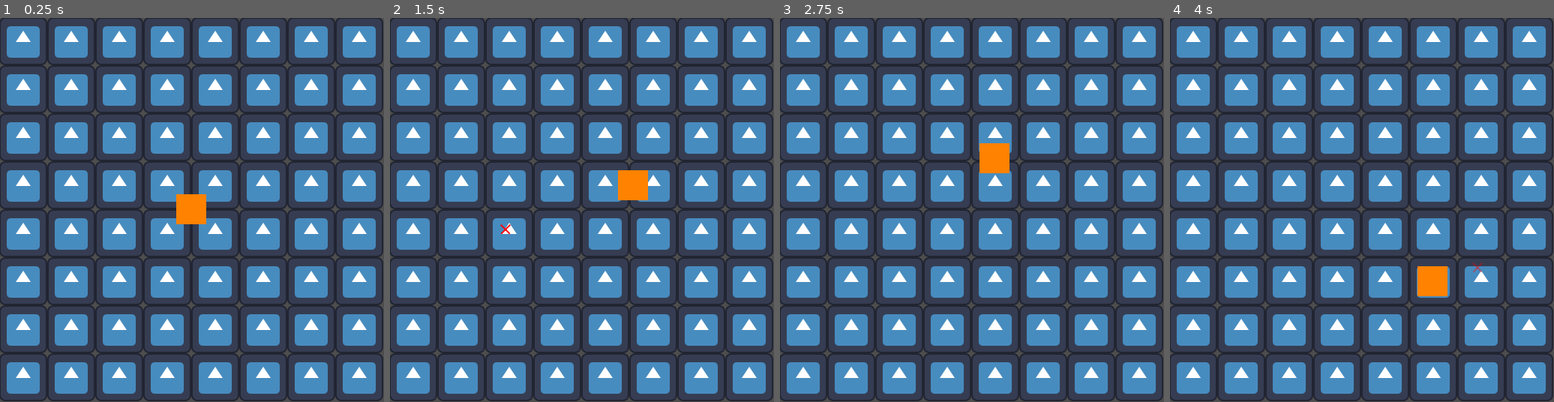
Above: before the commit, frames 1-4 (left to right).
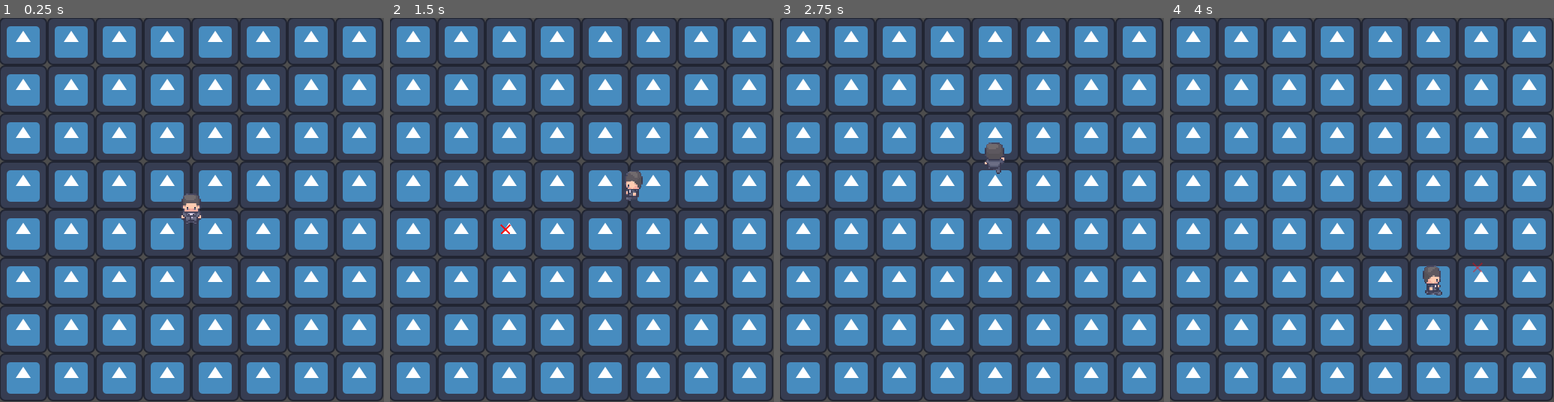
Above: after the commit, the same moments.

Repository: enszngn/gamejam
Game: Godot game, scene res://scenes/main.tscn
The game is run twice, just before and just after one commit, with the same random seed, the same clock (stepped at 60 frames per second) and the same inputs. The engine's default icon, where the game draws it, is replaced by a stand-in: a white triangle on a blue panel in a dark square.
Inputs (mouse positions are in pixels of both pictures, inside the frame that each line leads up to):
- Up to frame 1 (0.25 s): no input
- Up to frame 2 (1.5 s): tap Enter at 0.5 s; move the mouse to (666, 190) at 0.52 s; click (666, 190) at 0.67 s; move the mouse to (505, 229) at 1.27 s; click (505, 229) at 1.42 s
- Up to frame 3 (2.75 s): move the mouse to (1010, 125) at 2.02 s; click (1010, 125) at 2.17 s
- Up to frame 4 (4 s): move the mouse to (1342, 286) at 2.77 s; click (1342, 286) at 2.92 s; move the mouse to (1477, 267) at 3.52 s; click (1477, 267) at 3.67 s

The runs differ from the first frame. In frame 1, 0.6% of the frame differs, in the area x 45-54%, y 45-54%; in frame 2, 0.6%; in frame 3, 0.6%, in the area x 51-60%, y 32-41%; in frame 4, 0.6%.

Commit message:
added animations to player

Diff:
--- a/project.godot
+++ b/project.godot
@@ -30,4 +30,5 @@
 
 [rendering]
 
+textures/canvas_textures/default_texture_filter=3
 rendering_device/driver.windows="d3d12"
--- a/scenes/player.tscn
+++ b/scenes/player.tscn
@@ -1,21 +1,401 @@
 [gd_scene format=3 uid="uid://b15tgnborxqam"]
 
 [ext_resource type="Script" uid="uid://dymn5sgwb2e5u" path="res://scripts/player.gd" id="1_3vyb7"]
+[ext_resource type="Texture2D" uid="uid://hbn8qiy0q3ky" path="res://gameSprites/gameSprites.png" id="2_g2els"]
 
 [sub_resource type="CircleShape2D" id="CircleShape2D_g2els"]
 radius = 20.0
 
+[sub_resource type="AtlasTexture" id="AtlasTexture_qhqgy"]
+atlas = ExtResource("2_g2els")
+region = Rect2(1143, 698, 16, 23)
+
+[sub_resource type="AtlasTexture" id="AtlasTexture_dqkch"]
+atlas = ExtResource("2_g2els")
+region = Rect2(1159, 698, 16, 23)
+
+[sub_resource type="AtlasTexture" id="AtlasTexture_qlg0r"]
+atlas = ExtResource("2_g2els")
+region = Rect2(1175, 698, 16, 23)
+
+[sub_resource type="AtlasTexture" id="AtlasTexture_tuyoq"]
+atlas = ExtResource("2_g2els")
+region = Rect2(1191, 698, 16, 23)
+
+[sub_resource type="AtlasTexture" id="AtlasTexture_fjrip"]
+atlas = ExtResource("2_g2els")
+region = Rect2(1207, 698, 16, 23)
+
+[sub_resource type="AtlasTexture" id="AtlasTexture_smehm"]
+atlas = ExtResource("2_g2els")
+region = Rect2(1223, 698, 16, 23)
+
+[sub_resource type="AtlasTexture" id="AtlasTexture_ur7pv"]
+atlas = ExtResource("2_g2els")
+region = Rect2(1239, 698, 16, 23)
+
+[sub_resource type="AtlasTexture" id="AtlasTexture_y4r1p"]
+atlas = ExtResource("2_g2els")
+region = Rect2(1255, 698, 16, 23)
+
+[sub_resource type="AtlasTexture" id="AtlasTexture_d2wvv"]
+atlas = ExtResource("2_g2els")
+region = Rect2(1271, 698, 16, 23)
+
+[sub_resource type="AtlasTexture" id="AtlasTexture_3v2ag"]
+atlas = ExtResource("2_g2els")
+region = Rect2(1287, 698, 16, 23)
+
+[sub_resource type="AtlasTexture" id="AtlasTexture_jej6c"]
+atlas = ExtResource("2_g2els")
+region = Rect2(1303, 698, 16, 23)
+
+[sub_resource type="AtlasTexture" id="AtlasTexture_f1ej7"]
+atlas = ExtResource("2_g2els")
+region = Rect2(1319, 698, 16, 23)
+
+[sub_resource type="AtlasTexture" id="AtlasTexture_oprun"]
+atlas = ExtResource("2_g2els")
+region = Rect2(1431, 698, 16, 23)
+
+[sub_resource type="AtlasTexture" id="AtlasTexture_a8ls1"]
+atlas = ExtResource("2_g2els")
+region = Rect2(1447, 698, 16, 23)
+
+[sub_resource type="AtlasTexture" id="AtlasTexture_qfm1y"]
+atlas = ExtResource("2_g2els")
+region = Rect2(1463, 698, 16, 23)
+
+[sub_resource type="AtlasTexture" id="AtlasTexture_fulsm"]
+atlas = ExtResource("2_g2els")
+region = Rect2(1479, 698, 16, 23)
+
+[sub_resource type="AtlasTexture" id="AtlasTexture_4r5pv"]
+atlas = ExtResource("2_g2els")
+region = Rect2(1495, 698, 16, 23)
+
+[sub_resource type="AtlasTexture" id="AtlasTexture_60mlk"]
+atlas = ExtResource("2_g2els")
+region = Rect2(1511, 698, 16, 23)
+
+[sub_resource type="AtlasTexture" id="AtlasTexture_i4ail"]
+atlas = ExtResource("2_g2els")
+region = Rect2(1335, 698, 16, 23)
+
+[sub_resource type="AtlasTexture" id="AtlasTexture_a38lo"]
+atlas = ExtResource("2_g2els")
+region = Rect2(1351, 698, 16, 23)
+
+[sub_resource type="AtlasTexture" id="AtlasTexture_4ni07"]
+atlas = ExtResource("2_g2els")
+region = Rect2(1367, 698, 16, 23)
+
+[sub_resource type="AtlasTexture" id="AtlasTexture_l71n6"]
+atlas = ExtResource("2_g2els")
+region = Rect2(1383, 698, 16, 23)
+
+[sub_resource type="AtlasTexture" id="AtlasTexture_ke2ow"]
+atlas = ExtResource("2_g2els")
+region = Rect2(1399, 698, 16, 23)
+
+[sub_resource type="AtlasTexture" id="AtlasTexture_ujl30"]
+atlas = ExtResource("2_g2els")
+region = Rect2(1415, 698, 16, 23)
+
+[sub_resource type="AtlasTexture" id="AtlasTexture_31cv2"]
+atlas = ExtResource("2_g2els")
+region = Rect2(1143, 730, 16, 23)
+
+[sub_resource type="AtlasTexture" id="AtlasTexture_pf23h"]
+atlas = ExtResource("2_g2els")
+region = Rect2(1159, 730, 16, 23)
+
+[sub_resource type="AtlasTexture" id="AtlasTexture_dt7fs"]
+atlas = ExtResource("2_g2els")
+region = Rect2(1175, 730, 16, 23)
+
+[sub_resource type="AtlasTexture" id="AtlasTexture_wqfne"]
+atlas = ExtResource("2_g2els")
+region = Rect2(1191, 730, 16, 23)
+
+[sub_resource type="AtlasTexture" id="AtlasTexture_wnwbv"]
+atlas = ExtResource("2_g2els")
+region = Rect2(1207, 730, 16, 23)
+
+[sub_resource type="AtlasTexture" id="AtlasTexture_gl8cc"]
+atlas = ExtResource("2_g2els")
+region = Rect2(1223, 730, 16, 23)
+
+[sub_resource type="AtlasTexture" id="AtlasTexture_487ah"]
+atlas = ExtResource("2_g2els")
+region = Rect2(1239, 730, 16, 23)
+
+[sub_resource type="AtlasTexture" id="AtlasTexture_md1ol"]
+atlas = ExtResource("2_g2els")
+region = Rect2(1255, 730, 16, 23)
+
+[sub_resource type="AtlasTexture" id="AtlasTexture_bj30b"]
+atlas = ExtResource("2_g2els")
+region = Rect2(1271, 730, 16, 23)
+
+[sub_resource type="AtlasTexture" id="AtlasTexture_jc3p3"]
+atlas = ExtResource("2_g2els")
+region = Rect2(1287, 730, 16, 23)
+
+[sub_resource type="AtlasTexture" id="AtlasTexture_hax0n"]
+atlas = ExtResource("2_g2els")
+region = Rect2(1303, 730, 16, 23)
+
+[sub_resource type="AtlasTexture" id="AtlasTexture_t4otl"]
+atlas = ExtResource("2_g2els")
+region = Rect2(1319, 730, 16, 23)
+
+[sub_resource type="AtlasTexture" id="AtlasTexture_j2b1d"]
+atlas = ExtResource("2_g2els")
+region = Rect2(1431, 730, 16, 23)
+
+[sub_resource type="AtlasTexture" id="AtlasTexture_cs1tg"]
+atlas = ExtResource("2_g2els")
+region = Rect2(1447, 730, 16, 23)
+
+[sub_resource type="AtlasTexture" id="AtlasTexture_2dvfe"]
+atlas = ExtResource("2_g2els")
+region = Rect2(1463, 730, 16, 23)
+
+[sub_resource type="AtlasTexture" id="AtlasTexture_giy8y"]
+atlas = ExtResource("2_g2els")
+region = Rect2(1479, 730, 16, 23)
+
+[sub_resource type="AtlasTexture" id="AtlasTexture_fdfoy"]
+atlas = ExtResource("2_g2els")
+region = Rect2(1495, 730, 16, 23)
+
+[sub_resource type="AtlasTexture" id="AtlasTexture_hhpqf"]
+atlas = ExtResource("2_g2els")
+region = Rect2(1511, 730, 16, 23)
+
+[sub_resource type="AtlasTexture" id="AtlasTexture_g5jhy"]
+atlas = ExtResource("2_g2els")
+region = Rect2(1335, 730, 16, 23)
+
+[sub_resource type="AtlasTexture" id="AtlasTexture_holxr"]
+atlas = ExtResource("2_g2els")
+region = Rect2(1351, 730, 16, 23)
+
+[sub_resource type="AtlasTexture" id="AtlasTexture_mx1m4"]
+atlas = ExtResource("2_g2els")
+region = Rect2(1367, 730, 16, 23)
+
+[sub_resource type="AtlasTexture" id="AtlasTexture_4gjji"]
+atlas = ExtResource("2_g2els")
+region = Rect2(1383, 730, 16, 23)
+
+[sub_resource type="AtlasTexture" id="AtlasTexture_u2ulf"]
+atlas = ExtResource("2_g2els")
+region = Rect2(1399, 730, 16, 23)
+
+[sub_resource type="AtlasTexture" id="AtlasTexture_6e8lb"]
+atlas = ExtResource("2_g2els")
+region = Rect2(1415, 730, 16, 23)
+
+[sub_resource type="SpriteFrames" id="SpriteFrames_2gdjj"]
+animations = [{
+"frames": [{
+"duration": 1.0,
+"texture": SubResource("AtlasTexture_qhqgy")
+}, {
+"duration": 1.0,
+"texture": SubResource("AtlasTexture_dqkch")
+}, {
+"duration": 1.0,
+"texture": SubResource("AtlasTexture_qlg0r")
+}, {
+"duration": 1.0,
+"texture": SubResource("AtlasTexture_tuyoq")
+}, {
+"duration": 1.0,
+"texture": SubResource("AtlasTexture_fjrip")
+}, {
+"duration": 1.0,
+"texture": SubResource("AtlasTexture_smehm")
+}],
+"loop": true,
+"name": &"idleEast",
+"speed": 5.0
+}, {
+"frames": [{
+"duration": 1.0,
+"texture": SubResource("AtlasTexture_ur7pv")
+}, {
+"duration": 1.0,
+"texture": SubResource("AtlasTexture_y4r1p")
+}, {
+"duration": 1.0,
+"texture": SubResource("AtlasTexture_d2wvv")
+}, {
+"duration": 1.0,
+"texture": SubResource("AtlasTexture_3v2ag")
+}, {
+"duration": 1.0,
+"texture": SubResource("AtlasTexture_jej6c")
+}, {
+"duration": 1.0,
+"texture": SubResource("AtlasTexture_f1ej7")
+}],
+"loop": true,
+"name": &"idleNorth",
+"speed": 5.0
+}, {
+"frames": [{
+"duration": 1.0,
+"texture": SubResource("AtlasTexture_oprun")
+}, {
+"duration": 1.0,
+"texture": SubResource("AtlasTexture_a8ls1")
+}, {
+"duration": 1.0,
+"texture": SubResource("AtlasTexture_qfm1y")
+}, {
+"duration": 1.0,
+"texture": SubResource("AtlasTexture_fulsm")
+}, {
+"duration": 1.0,
+"texture": SubResource("AtlasTexture_4r5pv")
+}, {
+"duration": 1.0,
+"texture": SubResource("AtlasTexture_60mlk")
+}],
+"loop": true,
+"name": &"idleSouth",
+"speed": 5.0
+}, {
+"frames": [{
+"duration": 1.0,
+"texture": SubResource("AtlasTexture_i4ail")
+}, {
+"duration": 1.0,
+"texture": SubResource("AtlasTexture_a38lo")
+}, {
+"duration": 1.0,
+"texture": SubResource("AtlasTexture_4ni07")
+}, {
+"duration": 1.0,
+"texture": SubResource("AtlasTexture_l71n6")
+}, {
+"duration": 1.0,
+"texture": SubResource("AtlasTexture_ke2ow")
+}, {
+"duration": 1.0,
+"texture": SubResource("AtlasTexture_ujl30")
+}],
+"loop": true,
+"name": &"idleWest",
+"speed": 5.0
+}, {
+"frames": [{
+"duration": 1.0,
+"texture": SubResource("AtlasTexture_31cv2")
+}, {
+"duration": 1.0,
+"texture": SubResource("AtlasTexture_pf23h")
+}, {
+"duration": 1.0,
+"texture": SubResource("AtlasTexture_dt7fs")
+}, {
+"duration": 1.0,
+"texture": SubResource("AtlasTexture_wqfne")
+}, {
+"duration": 1.0,
+"texture": SubResource("AtlasTexture_wnwbv")
+}, {
+"duration": 1.0,
+"texture": SubResource("AtlasTexture_gl8cc")
+}],
+"loop": true,
+"name": &"runningEast",
+"speed": 5.0
+}, {
+"frames": [{
+"duration": 1.0,
+"texture": SubResource("AtlasTexture_487ah")
+}, {
+"duration": 1.0,
+"texture": SubResource("AtlasTexture_md1ol")
+}, {
+"duration": 1.0,
+"texture": SubResource("AtlasTexture_bj30b")
+}, {
+"duration": 1.0,
+"texture": SubResource("AtlasTexture_jc3p3")
+}, {
+"duration": 1.0,
+"texture": SubResource("AtlasTexture_hax0n")
+}, {
+"duration": 1.0,
+"texture": SubResource("AtlasTexture_t4otl")
+}],
+"loop": true,
+"name": &"runningNorth",
+"speed": 5.0
+}, {
+"frames": [{
+"duration": 1.0,
+"texture": SubResource("AtlasTexture_j2b1d")
+}, {
+"duration": 1.0,
+"texture": SubResource("AtlasTexture_cs1tg")
+}, {
+"duration": 1.0,
+"texture": SubResource("AtlasTexture_2dvfe")
+}, {
+"duration": 1.0,
+"texture": SubResource("AtlasTexture_giy8y")
+}, {
+"duration": 1.0,
+"texture": SubResource("AtlasTexture_fdfoy")
+}, {
+"duration": 1.0,
+"texture": SubResource("AtlasTexture_hhpqf")
+}],
+"loop": true,
+"name": &"runningSouth",
+"speed": 5.0
+}, {
+"frames": [{
+"duration": 1.0,
+"texture": SubResource("AtlasTexture_g5jhy")
+}, {
+"duration": 1.0,
+"texture": SubResource("AtlasTexture_holxr")
+}, {
+"duration": 1.0,
+"texture": SubResource("AtlasTexture_mx1m4")
+}, {
+"duration": 1.0,
+"texture": SubResource("AtlasTexture_4gjji")
+}, {
+"duration": 1.0,
+"texture": SubResource("AtlasTexture_u2ulf")
+}, {
+"duration": 1.0,
+"texture": SubResource("AtlasTexture_6e8lb")
+}],
+"loop": true,
+"name": &"runningWest",
+"speed": 5.0
+}]
+
 [node name="playernode" type="Node2D" unique_id=1067599194]
 
 [node name="player" type="CharacterBody2D" parent="." unique_id=1443217468]
 script = ExtResource("1_3vyb7")
 
-[node name="CollisionShape2D" type="CollisionShape2D" parent="player" unique_id=164165751]
+[node name="collision" type="CollisionShape2D" parent="player" unique_id=164165751]
 shape = SubResource("CircleShape2D_g2els")
 
-[node name="ColorRect" type="ColorRect" parent="player" unique_id=100155806]
-offset_left = -20.0
-offset_top = -20.0
-offset_right = 20.0
-offset_bottom = 20.0
-color = Color(1, 0.50980395, 0, 1)
+[node name="animations" type="AnimatedSprite2D" parent="player" unique_id=1463474776]
+scale = Vector2(1.85, 1.85)
+sprite_frames = SubResource("SpriteFrames_2gdjj")
+animation = &"idleSouth"
+frame = 2
+frame_progress = 0.5806124
--- a/scripts/player.gd
+++ b/scripts/player.gd
@@ -12,6 +12,9 @@
 #clickmarker'a erismek icin
 @onready var click_marker = $"../../clickmarker"
 var marker_tween: Tween
+
+#animation'a erismek icin
+@onready var sprite_anim = $animations
 
 func _ready():
 	# Oyun başlar başlamaz (0,0)'a koşmasın diye hedefi olduğu yer yapıyoruz
@@ -52,16 +55,31 @@
 	if abs(x_diff) > threshold:
 		velocity.x = sign(x_diff) * speed # Yönü bul (-1 veya 1) ve hızla çarp
 		velocity.y = 0                     # Y hareketini iptal et (Çapraz gidemesin)
+		if sign(x_diff) == 1:
+			sprite_anim.play("runningEast")
+		else:
+			sprite_anim.play("runningWest")
 
 	# Eğer X ekseninde hedefi tutturduysak, Y eksenine (Dikey) bak
 	elif abs(y_diff) > threshold:
 		velocity.x = 0                     # X hareketini iptal et
 		velocity.y = sign(y_diff) * speed  # Yönü bul ve hızla çarp
+		if sign(y_diff) == 1:
+			sprite_anim.play("runningSouth")
+		else:
+			sprite_anim.play("runningNorth")
 
 	else:
 		# Hedefe vardık, tam merkeze otur ve dur
 		velocity = Vector2.ZERO
 		global_position = target_position
+
+		var current = sprite_anim.animation
+
+		if current.begins_with("running"):
+			# 3. "running" kelimesini "idle" ile değiştir (Sonuç: "idleSouth")
+			var idle_name = current.replace("running", "idle")
+			sprite_anim.play(idle_name)
 
 	# Hareketi uygula
 	move_and_slide()
Not shown, added: gameSprites/gameSprites.png.import
Not shown, added: gameSprites/gameSprites0.2.png.import
